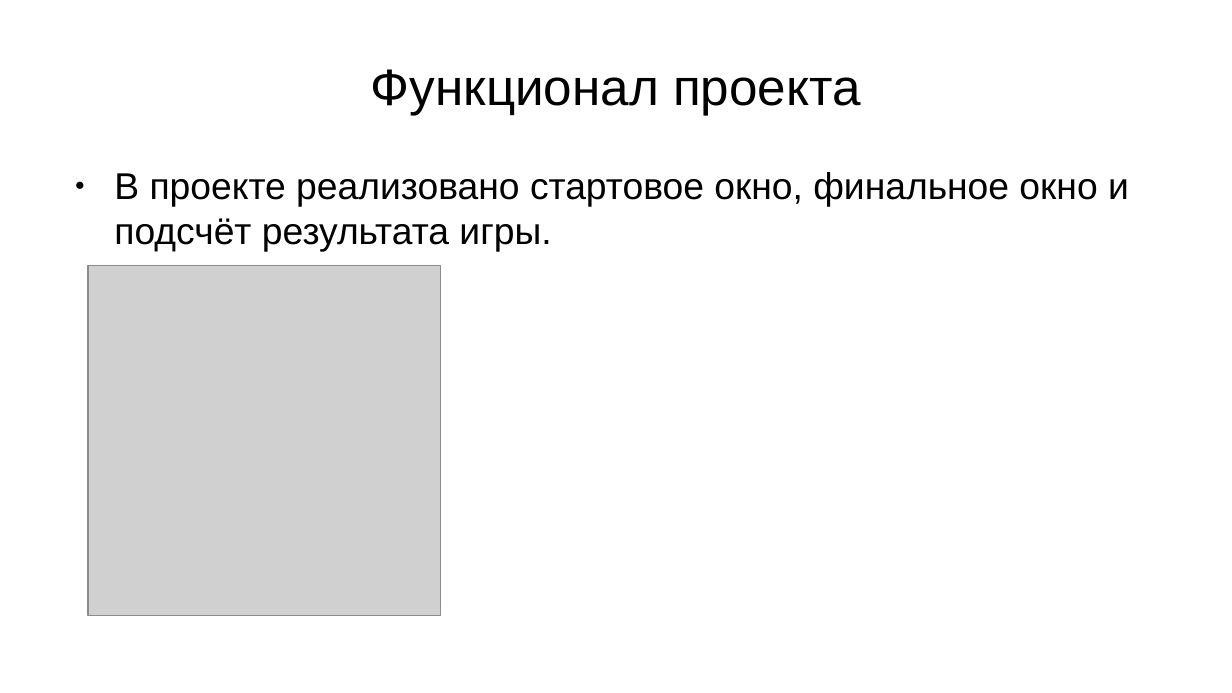
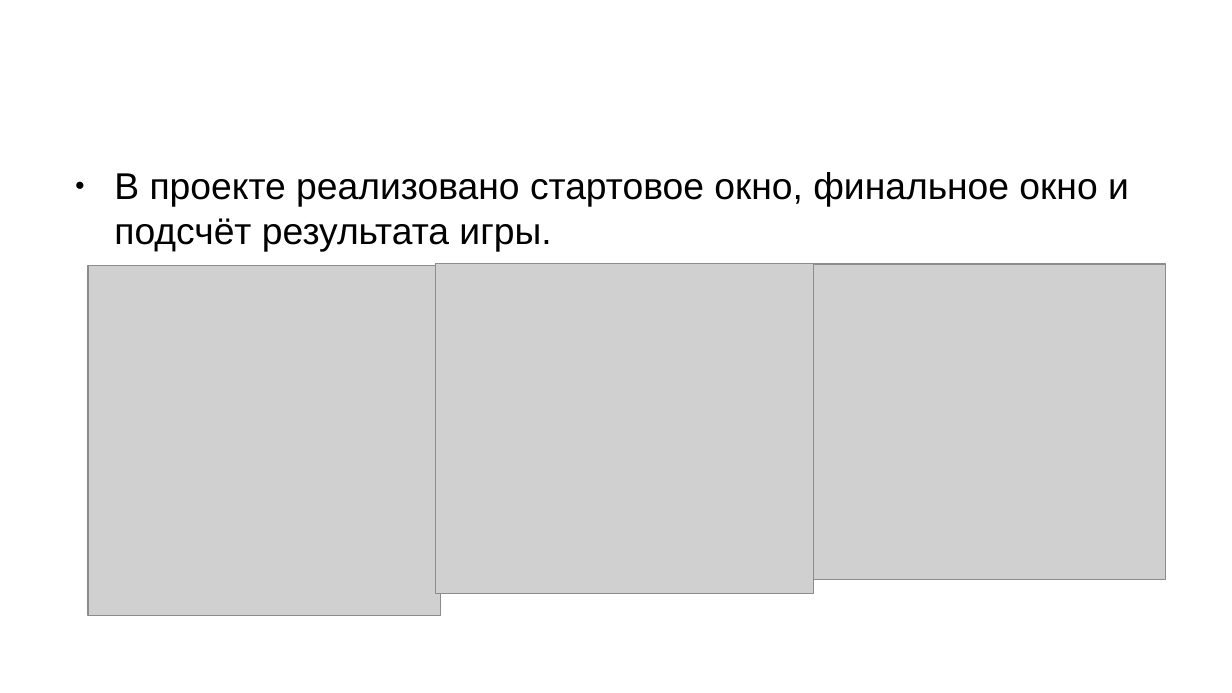
Before and after one commit to killman2859/CUBE, a slide deck: slide 5 of presentation.pptx. Drawn at 1232x693 pixels with LibreOffice and Linux fonts; fonts in the diff are those of the drawing; grey boxes stand for pictures; background and template pictures are left out. Boxes give left, top, right and bottom in pixels: in the first picture for what was removed or moved away, otherwise in the second. Text is boxed around its words. In the diff, an @@ line names an element or a change of style, - is before the commit and + after.

```diff
--- a/presentation.pptx
+++ b/presentation.pptx
@@ title removed at <box>371,69,860,116</box> @@
-Функционал проекта
@@ picture added at <box>436,264,815,594</box> @@
@@ picture added at <box>814,264,1166,580</box> @@
```
Also in this commit, not shown: 2 other slides changed, 7 other files.
